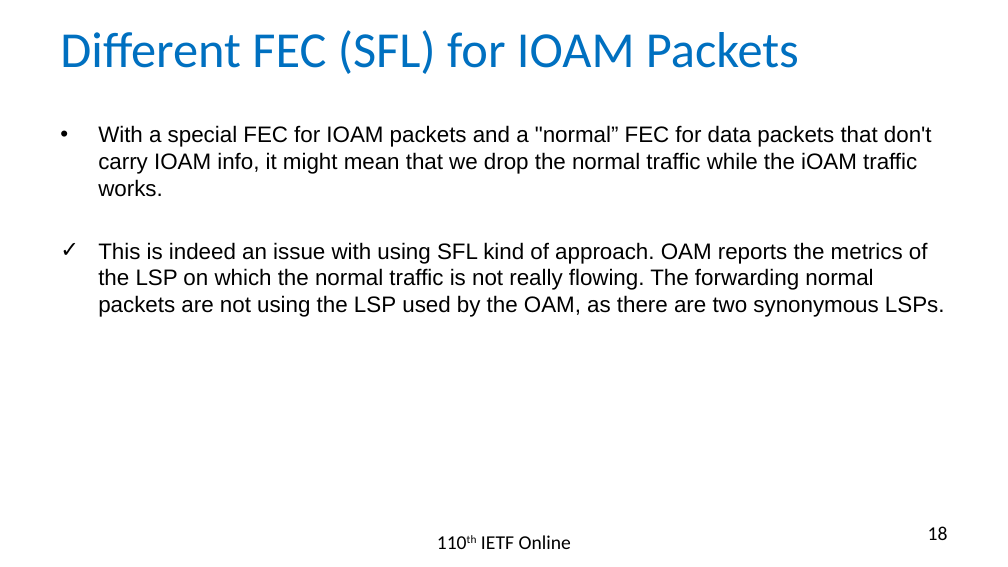
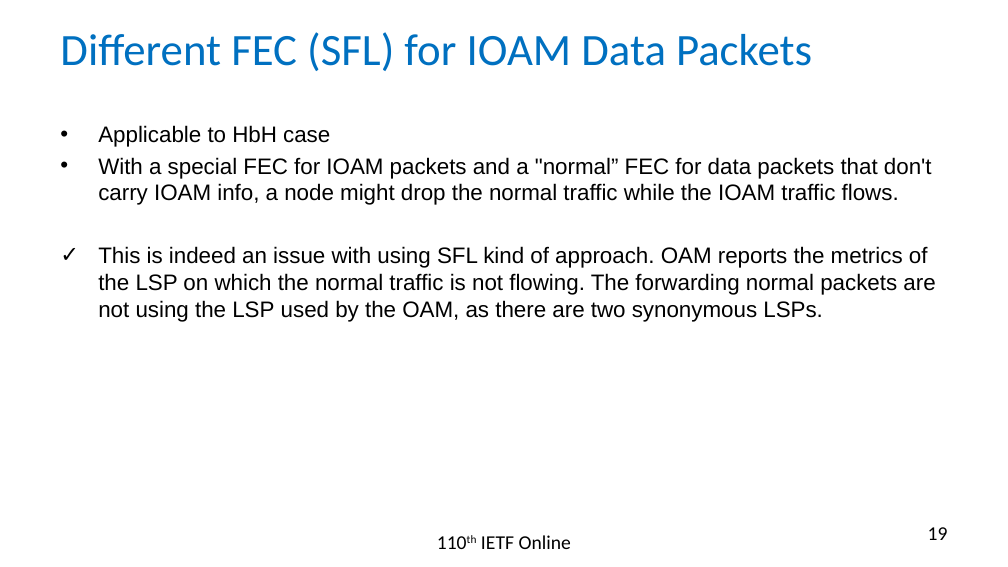
Before and after one commit to rakgandhi/ietf-slides, a slide deck: slide 19 of draft-gandhi-mpls-ioam-sr-05.pptx (slide 18 before the commit). Drawn at 1008x567 pixels with LibreOffice and Linux fonts; fonts in the diff are those of the drawing. Boxes give left, top, right and bottom in pixels: in the first picture for what was removed or moved away, otherwise in the second. Text is boxed around its words. In the diff, an @@ line names an element or a change of style, - is before the commit and + after.

```diff
--- a/draft-gandhi-mpls-ioam-sr-05.pptx
+++ b/draft-gandhi-mpls-ioam-sr-05.pptx
@@ title at (x1=60, y1=32, x2=812, y2=71): text changed; size 36 to 32 pt @@
-Different FEC (SFL) for IOAM Packets
+Different FEC (SFL) for IOAM Data Packets
@@ text at (x1=98, y1=125, x2=935, y2=322): text changed @@
-• With a special FEC for IOAM packets and a "normal” FEC for data packets that don't carry IOAM info, it might mean that we drop the normal traffic while the iOAM traffic works.
-✓ This is indeed an issue with using SFL kind of approach. OAM reports the metrics of the LSP on which the normal traffic is not really flowing. The forwarding normal packets are not using the LSP used by the OAM, as there are two synonymous LSPs.
+• Applicable to HbH case
+• With a special FEC for IOAM packets and a "normal” FEC for data packets that don't carry IOAM info, a node might drop the normal traffic while the IOAM traffic flows.
+✓ This is indeed an issue with using SFL kind of approach. OAM reports the metrics of the LSP on which the normal traffic is not flowing. The forwarding normal packets are not using the LSP used by the OAM, as there are two synonymous LSPs.
@@ page number at (x1=928, y1=527, x2=948, y2=540): text changed @@
-18
+19
```
Also in this commit, not shown: 7 other slides changed, 1 other file.
